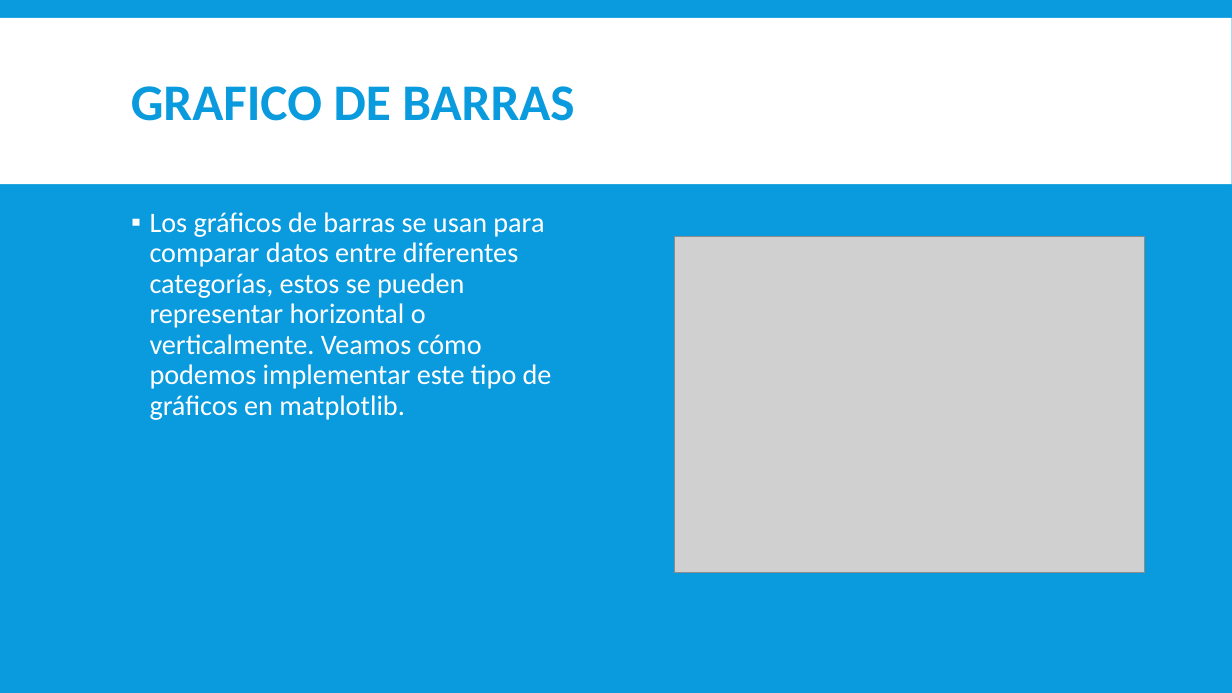
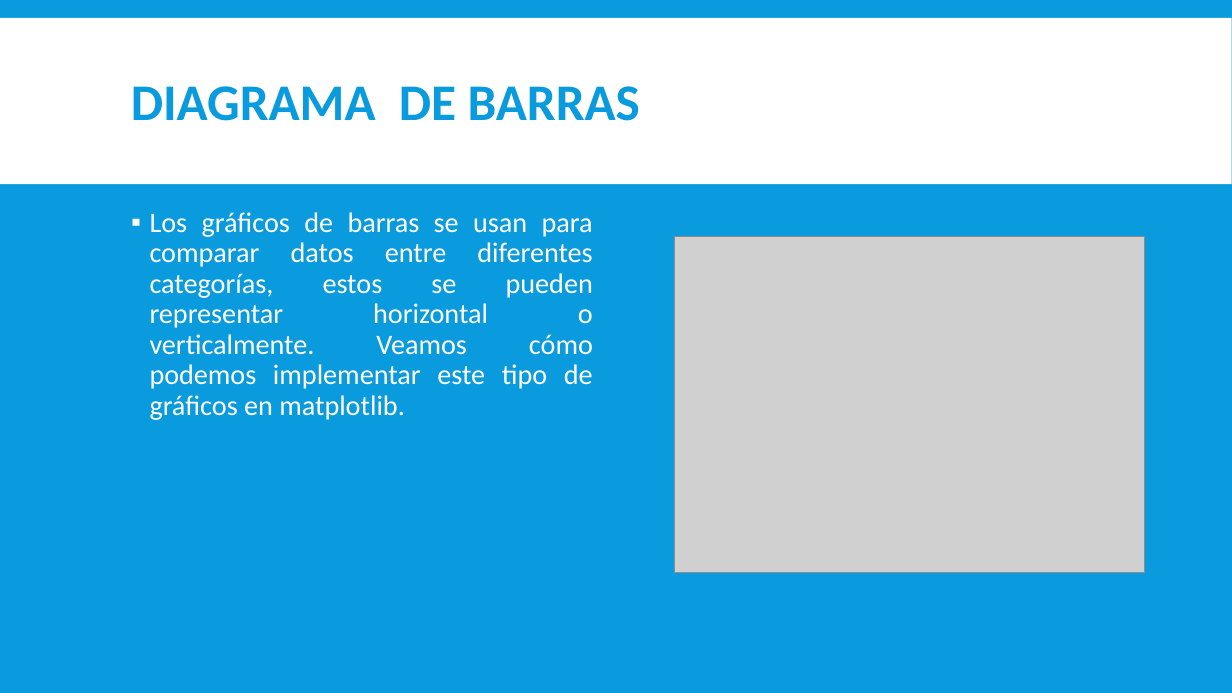
Before and after one commit to LuisOchoa1495/Graficos-Python, a slide deck: slide 6 of MATPLOTLIB_INTRODUCCION.pptx. Drawn at 1232x693 pixels with LibreOffice and Linux fonts; fonts in the diff are those of the drawing; grey boxes stand for pictures. Boxes give left, top, right and bottom in pixels: in the first picture for what was removed or moved away, otherwise in the second. Text is boxed around its words. In the diff, an @@ line names an element or a change of style, - is before the commit and + after.

```diff
--- a/MATPLOTLIB_INTRODUCCION.pptx
+++ b/MATPLOTLIB_INTRODUCCION.pptx
@@ title at bbox=[131, 86, 640, 121]: text changed @@
-GRAFICO DE BARRAS
+DIAGRAMA DE BARRAS
@@ text "Los gráficos de barras se ..." at bbox=[150, 212, 593, 420]: alignment left to justified @@
```
Also in this commit, not shown: 2 other slides changed, 1 other file.
